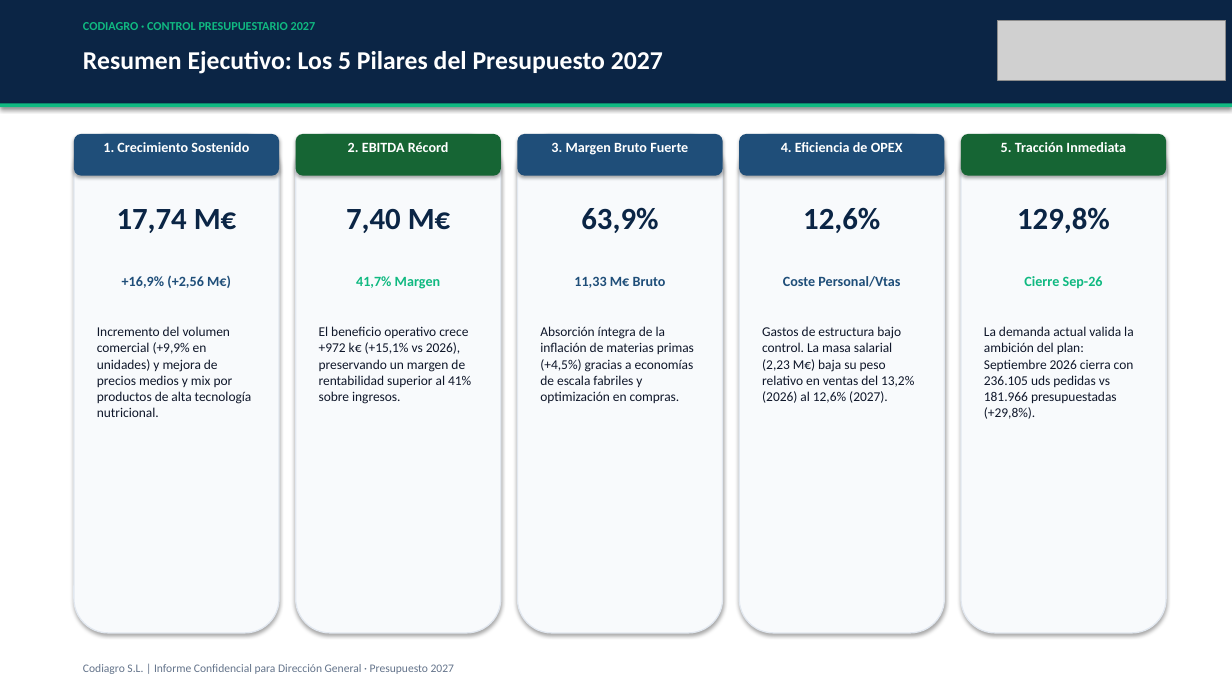
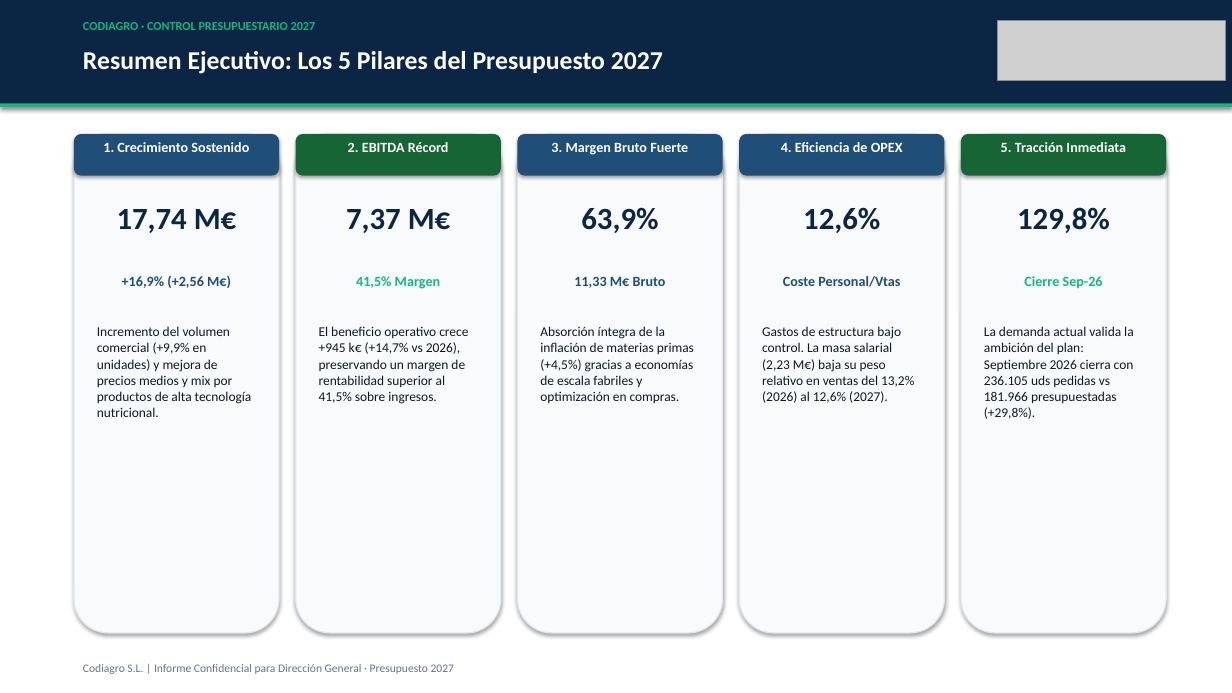
Before and after one commit to codiagrooscar/dashboard-presupuesto-2026, a slide deck: slide 2 of Presentacion_Presupuesto_2027_Codiagro.pptx. Drawn at 1232x693 pixels with LibreOffice and Linux fonts; fonts in the diff are those of the drawing; grey boxes stand for pictures. Boxes give left, top, right and bottom in pixels: in the first picture for what was removed or moved away, otherwise in the second. Text is boxed around its words. In the diff, an @@ line names an element or a change of style, - is before the commit and + after.

```diff
--- a/Presentacion_Presupuesto_2027_Codiagro.pptx
+++ b/Presentacion_Presupuesto_2027_Codiagro.pptx
@@ text at (346,209,451,233): text changed @@
-7,40 M€
+7,37 M€
@@ text at (356,276,440,289): text changed @@
-41,7% Margen
+41,5% Margen
@@ text at (319,326,468,404): text changed @@
-El beneficio operativo crece +972 k€ (+15,1% vs 2026), preservando un margen de rentabilidad superior al 41% sobre ingresos.
+El beneficio operativo crece +945 k€ (+14,7% vs 2026), preservando un margen de rentabilidad superior al 41,5% sobre ingresos.
```
Also in this commit, not shown: 2 other slides changed, 11 other files.
